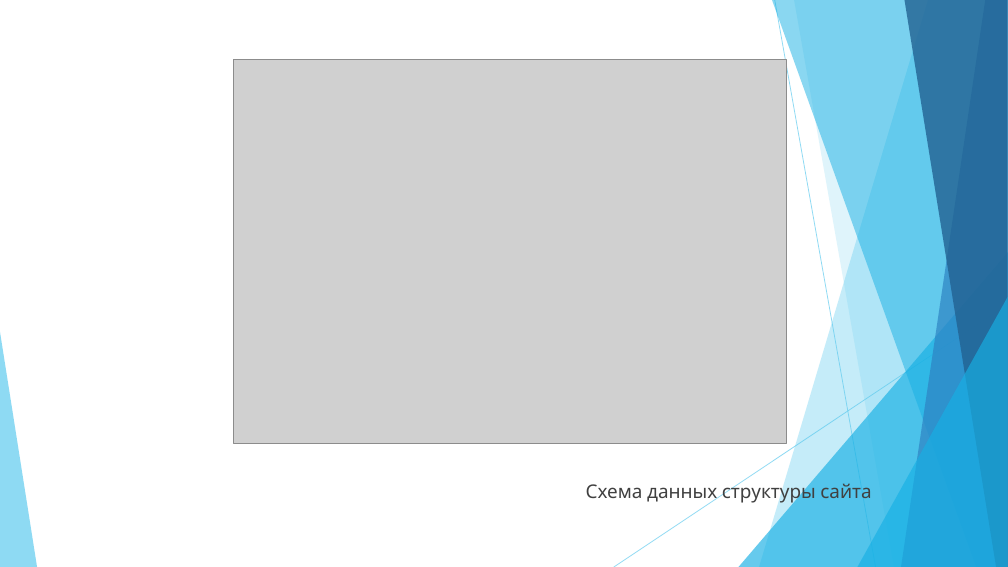
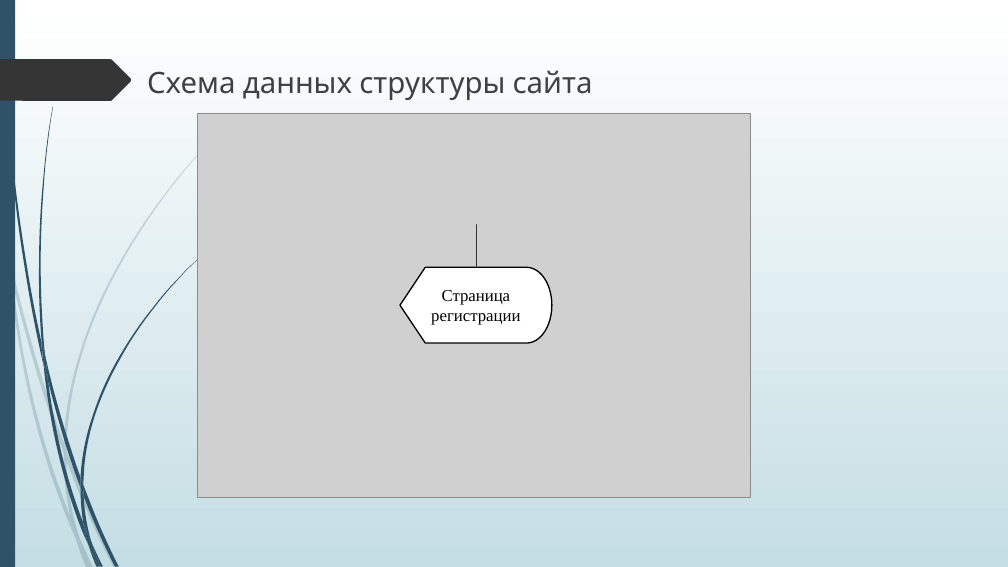
Before and after one commit to WildeG/ADOP, a slide deck: slide 4 of Павлов.pptx (slide 3 before the commit). Drawn at 1008x567 pixels with LibreOffice and Linux fonts; fonts in the diff are those of the drawing; grey boxes stand for pictures. Boxes give left, top, right and bottom in pixels: in the first picture for what was removed or moved away, otherwise in the second. Text is boxed around its words. In the diff, an @@ line names an element or a change of style, - is before the commit and + after.

```diff
--- a/Павлов.pptx
+++ b/Павлов.pptx
@@ background #FFFFFF to gradient #FFFFFF to #C5DEE5 @@
@@ rectangle added at (x1=0, y1=0, x2=15, y2=567), fill #2E5369 @@
@@ freeform shape added at (x1=0, y1=59, x2=132, y2=101), fill #353535 @@
@@ text "Схема данных структуры сайта" moved from (x1=586, y1=481, x2=871, y2=505) to (x1=147, y1=70, x2=593, y2=100) @@
@@ text "Схема данных структуры сайта" at (x1=147, y1=70, x2=593, y2=100): size 18 to 28 pt, font Karla to League Spartan @@
@@ picture moved from (x1=233, y1=59, x2=786, y2=443) to (x1=198, y1=113, x2=752, y2=498) @@
@@ line added from (476, 225) to (476, 268), #333333 0.75 pt @@
@@ flow chart display added at (x1=400, y1=268, x2=552, y2=343), fill #FFFFFF, outline #000000 1.25 pt, 16 pt, text #000000 @@
+Страница регистрации
@@ group removed at (x1=0, y1=0, x2=1008, y2=567): 5 freeform shapes, 3 triangles, 2 lines @@
@@ group added at (x1=0, y1=116, x2=236, y2=567): 10 freeform shapes @@
@@ group added at (x1=2, y1=0, x2=197, y2=567): 12 freeform shapes @@
```
Also in this commit, not shown: 7 other slides changed, 6 slides added, 6 slides removed, 7 other files.
